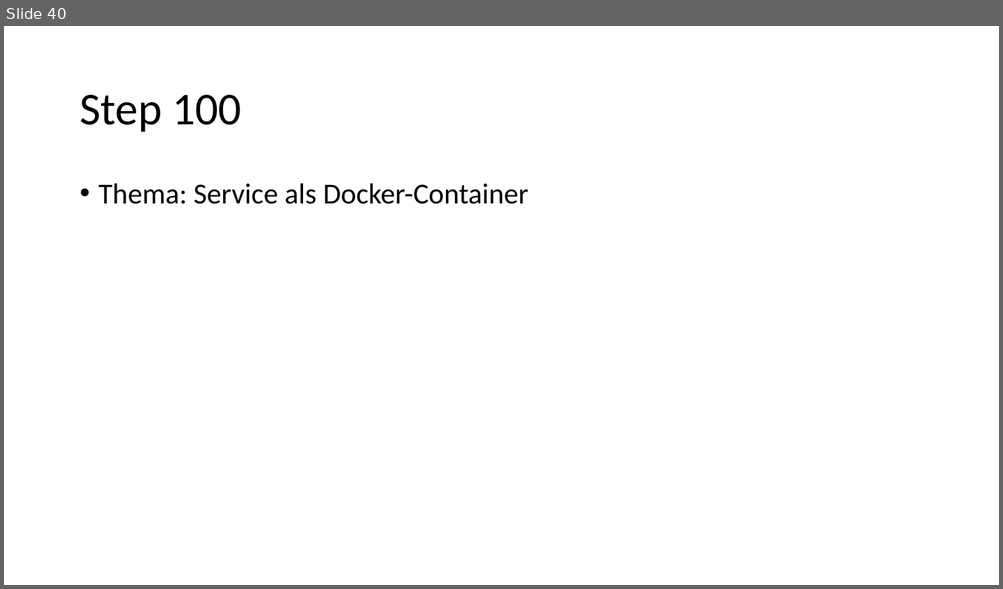
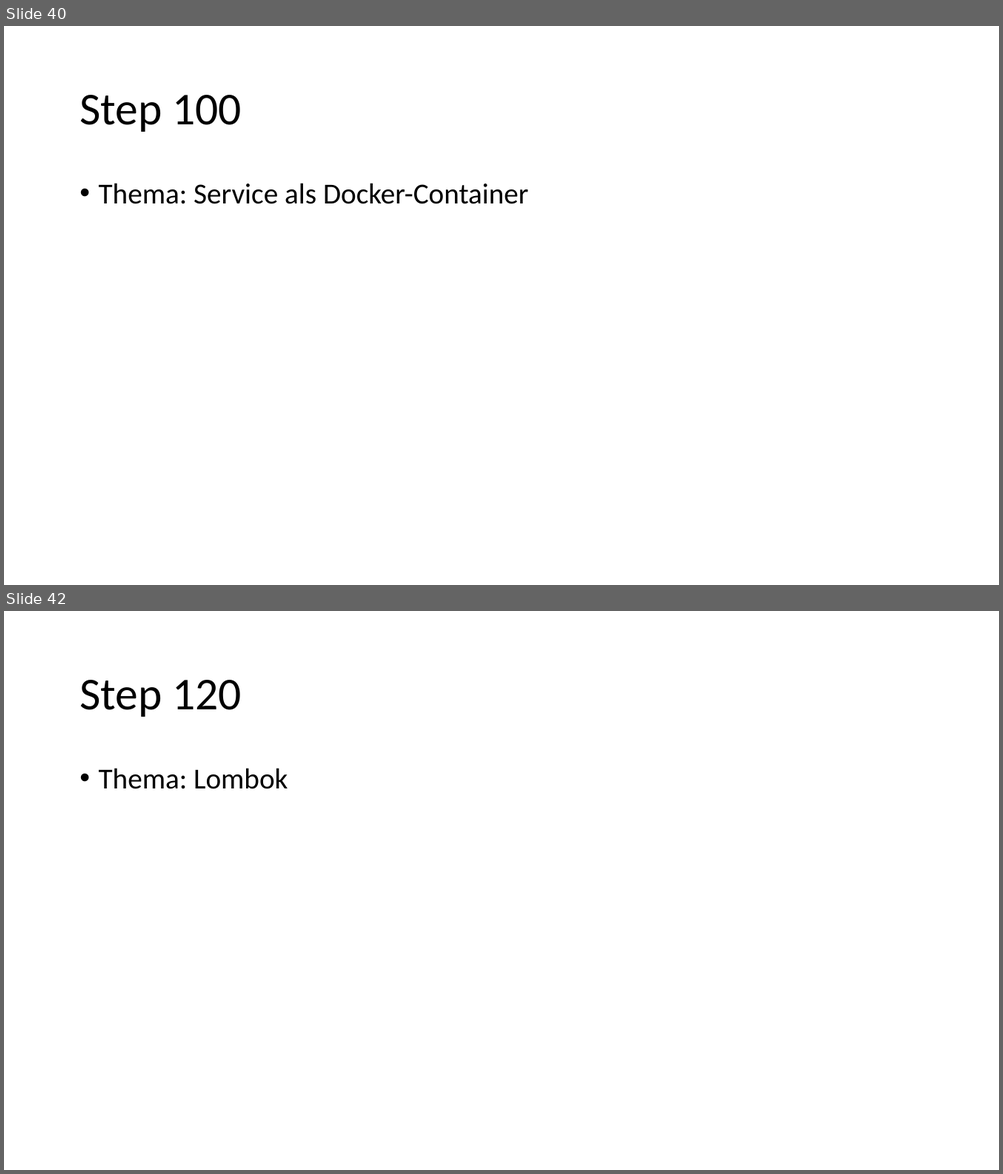
Before and after one commit to igeldo/PR4-SoSe23, a slide deck: Java-Starter.pptx. Shown one above the other, each under a label of ours: slide 40 before the commit, slides 40 and 42 after it; the slides between them are not shown. The pictures are 1003x589 and 1003x1174 pixels, drawn with LibreOffice and Linux fonts; fonts in the diff are those of the drawing. Boxes give left, top, right and bottom in pixels: in the first picture for what was removed or moved away, otherwise in the second. Text is boxed around its words. In the diff, an @@ line names an element or a change of style, - is before the commit and + after.

```diff
--- a/Java-Starter.pptx
+++ b/Java-Starter.pptx
@@ slide 42 added at (4, 611, 999, 1170), background #FFFFFF @@
@@ title added at (79, 680, 242, 717), 44 pt, text #000000 @@
+Step 120
@@ text added at (99, 768, 287, 789), 28 pt, text #000000 @@
+• Thema: Lombok
```
Also in this commit, not shown: 2 slides changed, 2 other slides added, 1 other file.
